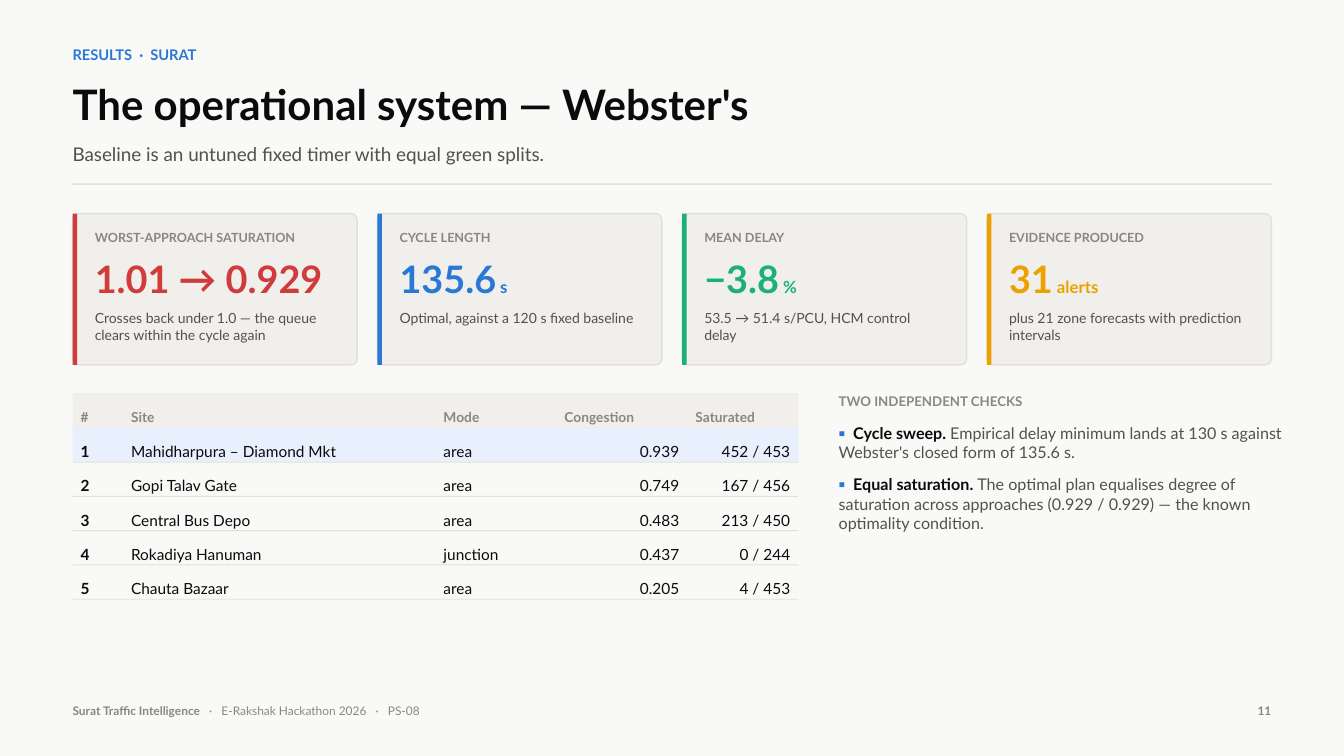
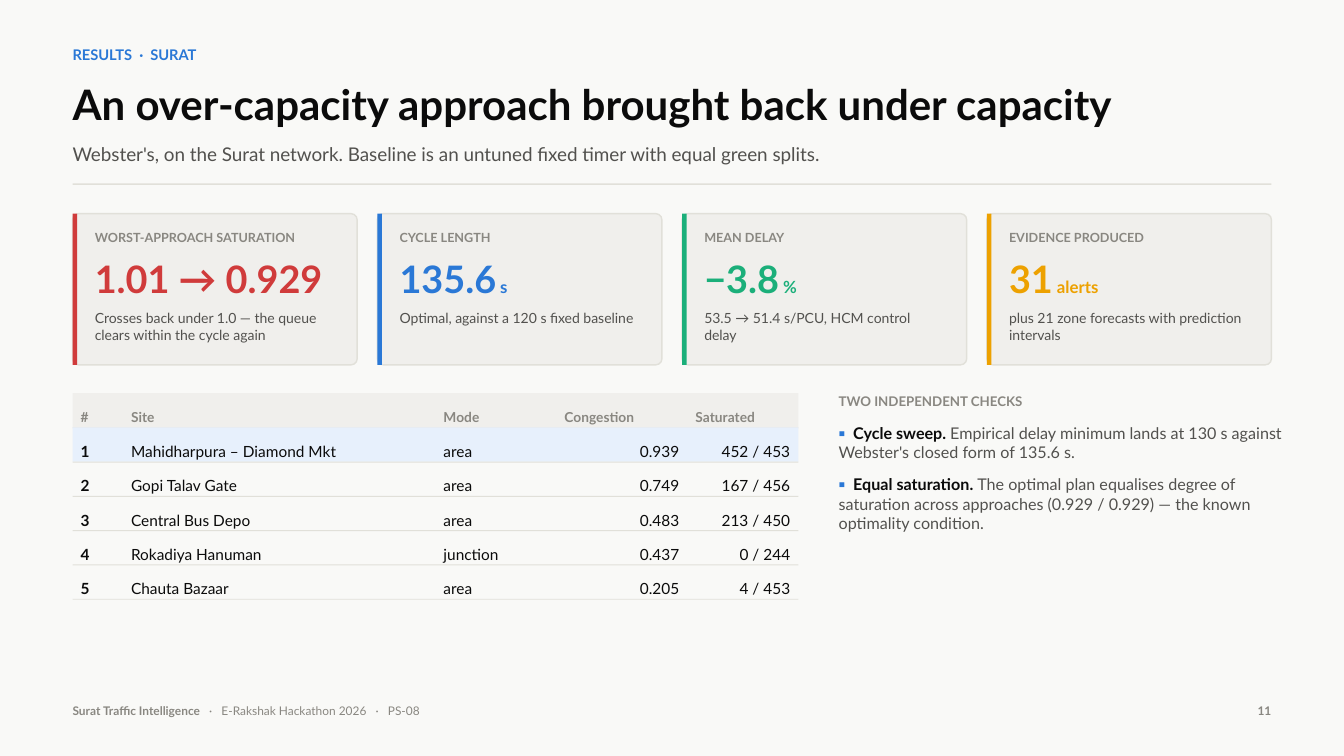
Before and after one commit to Nikhil-AI-Labs/Traffic-Management-System, a slide deck: slide 11 of submission/Surat-Traffic-Intelligence-PS08.pptx. Drawn at 1344x756 pixels with LibreOffice and Linux fonts; fonts in the diff are those of the drawing. Boxes give left, top, right and bottom in pixels: in the first picture for what was removed or moved away, otherwise in the second. Text is boxed around its words. In the diff, an @@ line names an element or a change of style, - is before the commit and + after.

```diff
--- a/submission/Surat-Traffic-Intelligence-PS08.pptx
+++ b/submission/Surat-Traffic-Intelligence-PS08.pptx
@@ text at box(73, 88, 1111, 128): text changed @@
-The operational system — Webster's
+An over-capacity approach brought back under capacity
@@ text at box(73, 147, 820, 165): text changed @@
-Baseline is an untuned fixed timer with equal green splits.
+Webster's, on the Surat network. Baseline is an untuned fixed timer with equal green splits.
```
Also in this commit, not shown: 9 other slides changed, 2 other files.
